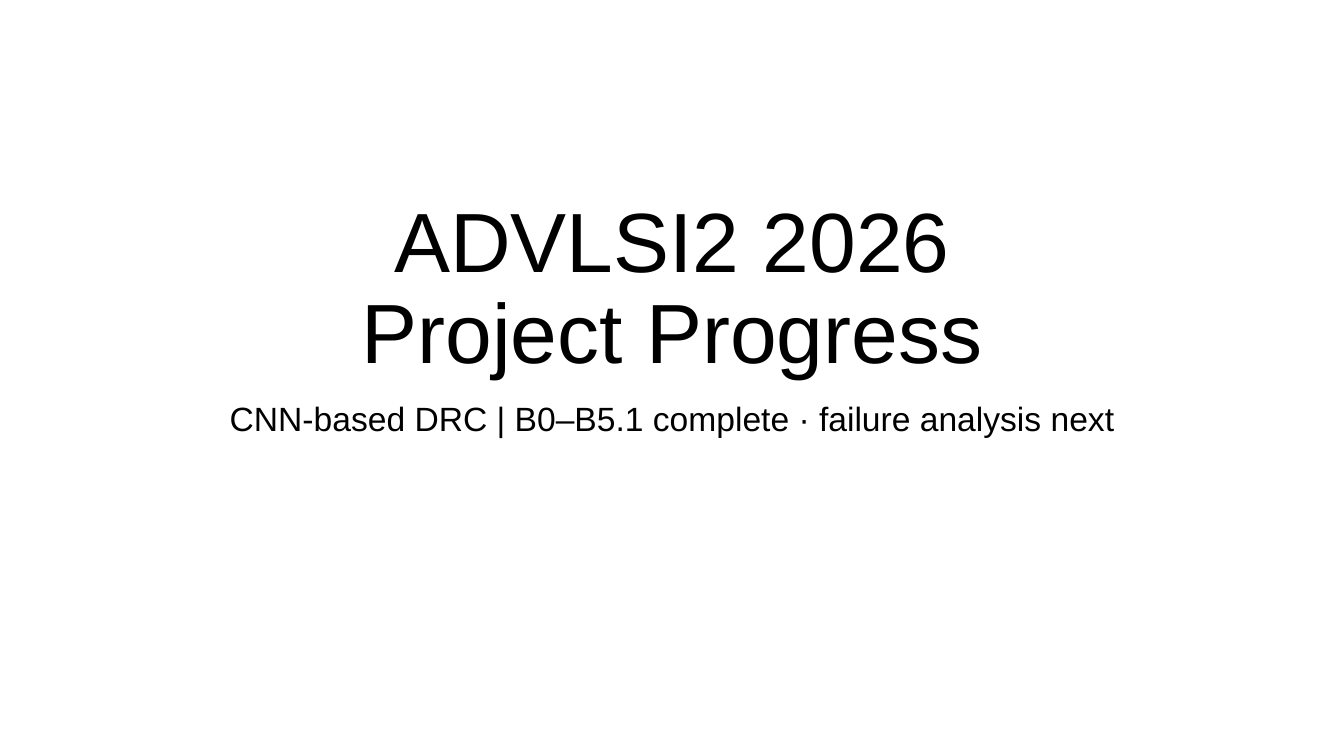
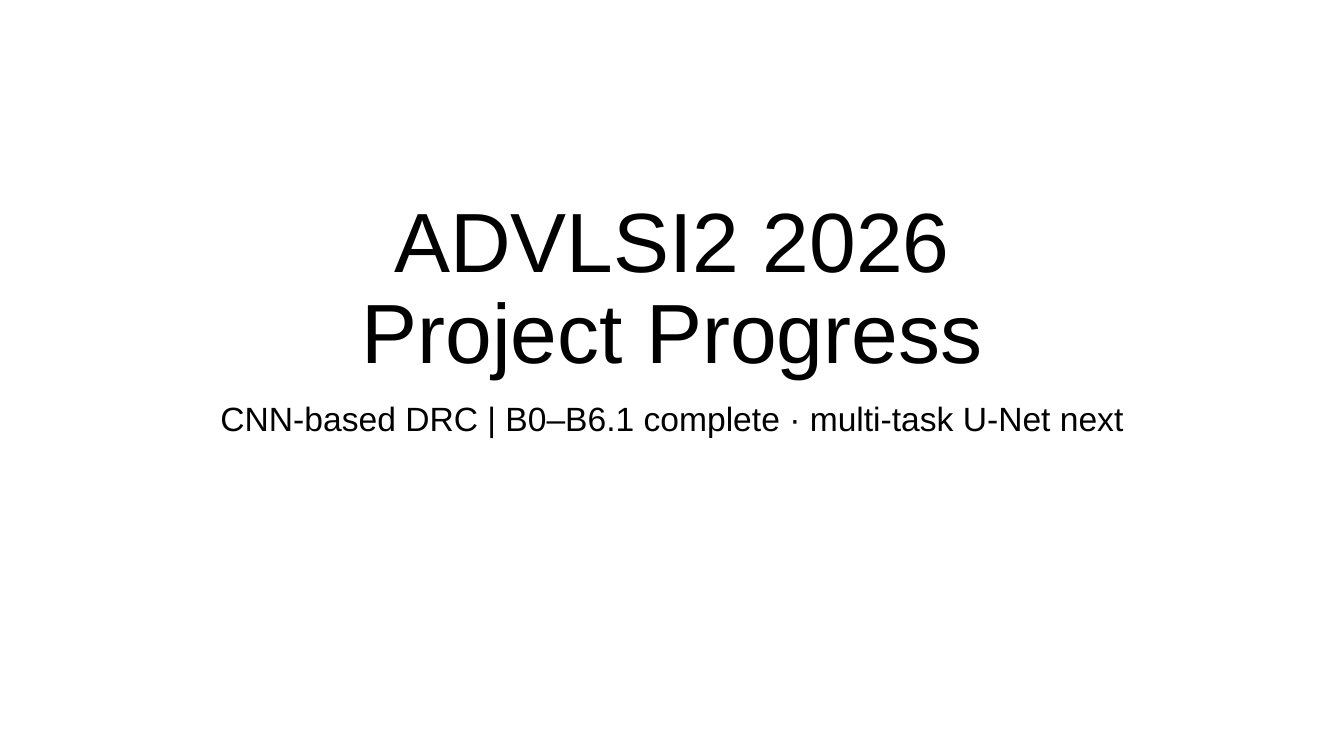
Before and after one commit to nocleo/ADVLSI2_Project_updated, a slide deck: slide 1 of presentation/ADVLSI2_DRC_CNN_Project_Progress.pptx. Drawn at 1344x756 pixels with LibreOffice and Linux fonts; fonts in the diff are those of the drawing. Boxes give left, top, right and bottom in pixels: in the first picture for what was removed or moved away, otherwise in the second. Text is boxed around its words. In the diff, an @@ line names an element or a change of style, - is before the commit and + after.

```diff
--- a/presentation/ADVLSI2_DRC_CNN_Project_Progress.pptx
+++ b/presentation/ADVLSI2_DRC_CNN_Project_Progress.pptx
@@ subtitle at (220,406,1123,438): text changed @@
-CNN-based DRC | B0–B5.1 complete · failure analysis next
+CNN-based DRC | B0–B6.1 complete · multi-task U-Net next
```
Also in this commit, not shown: 3 other slides changed, 4 slides added, 1 other file.
